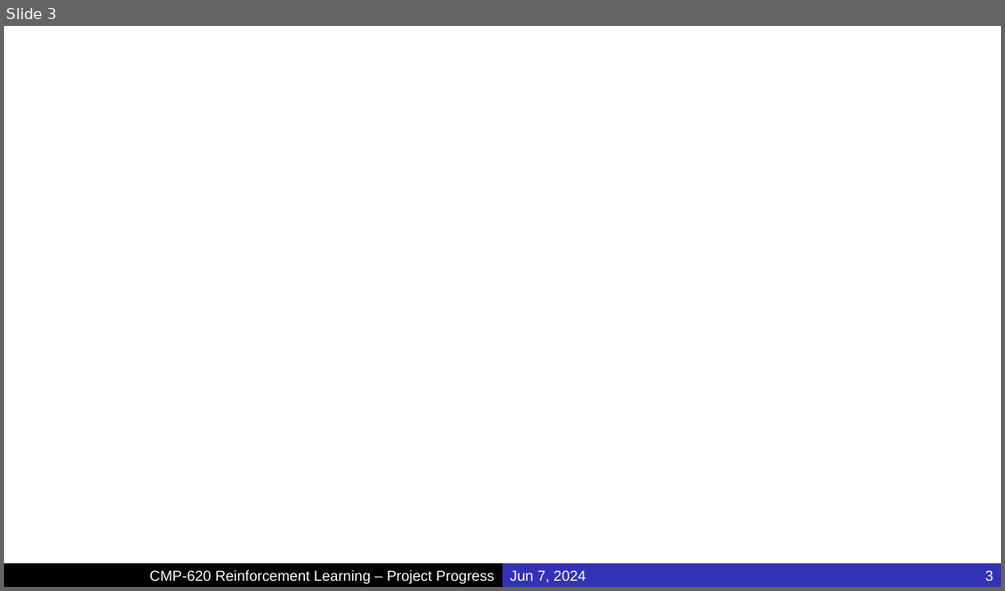
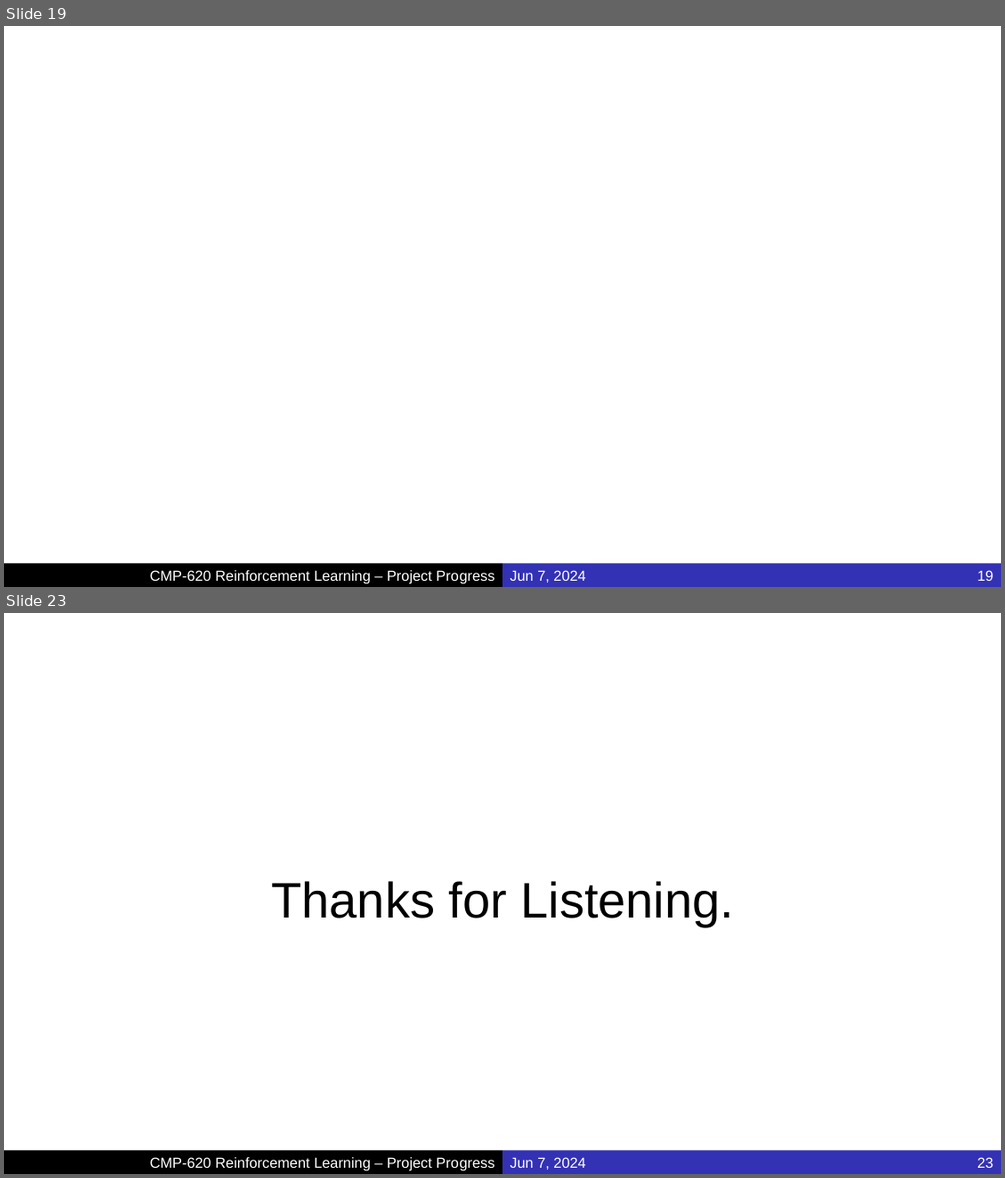
Before and after one commit to MucahidRidvanKaplan/ParrotQuadcopterRL, a slide deck: Presentations/Project_Final.pptx. Shown one above the other, each under a label of ours: slide 3 before the commit, slides 19 and 23 after it; the slides between them are not shown. The pictures are 1005x591 and 1005x1178 pixels, drawn with LibreOffice and Linux fonts; fonts in the diff are those of the drawing; background and template pictures are left out. Boxes give left, top, right and bottom in pixels: in the first picture for what was removed or moved away, otherwise in the second. Text is boxed around its words. In the diff, an @@ line names an element or a change of style, - is before the commit and + after.

```diff
--- a/Presentations/Project_Final.pptx
+++ b/Presentations/Project_Final.pptx
@@ slide 23 added at [4,613,1001,1174], background #FFFFFF @@
@@ text added at [272,881,735,926], 48 pt, text #000000 @@
+Thanks for Listening.
@@ rectangle added at [4,1150,502,1174], fill #000000, 14 pt, text #FFFFFF @@
+CMP-620 Reinforcement Learning – Project Progress
@@ rectangle added at [502,1150,727,1174], fill #3331B4, 14 pt, text #FFFFFF @@
+Jun 7, 2024
@@ page number added at [727,1150,1001,1174], fill #3331B4, 14 pt, text #FFFFFF @@
+23
@@ what was slide 3 is now slide 19 @@
@@ page number at [977,570,993,580]: text changed @@
-3
+19
```
Also in this commit, not shown: 5 slides changed, 15 other slides added.
